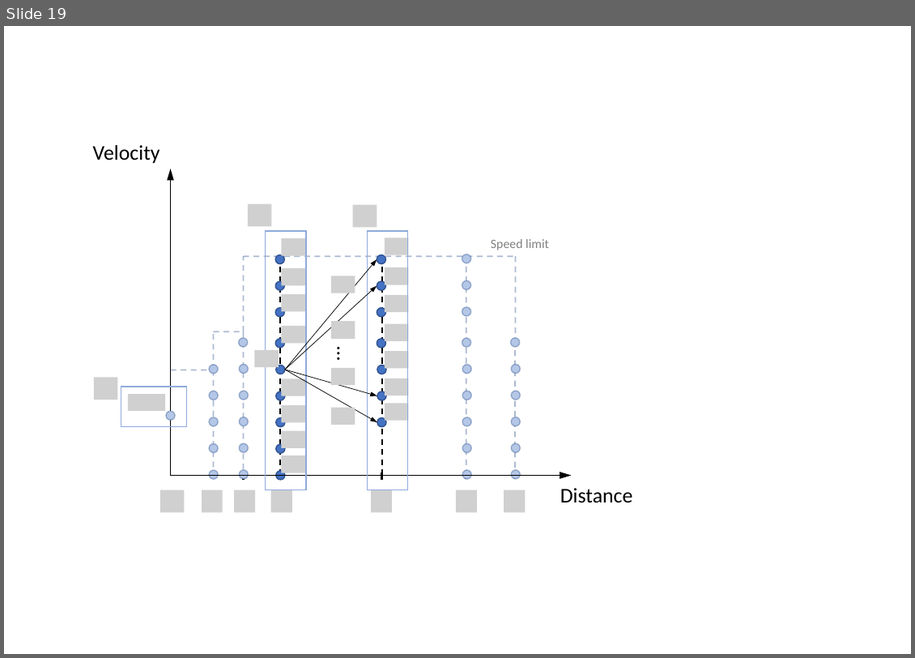
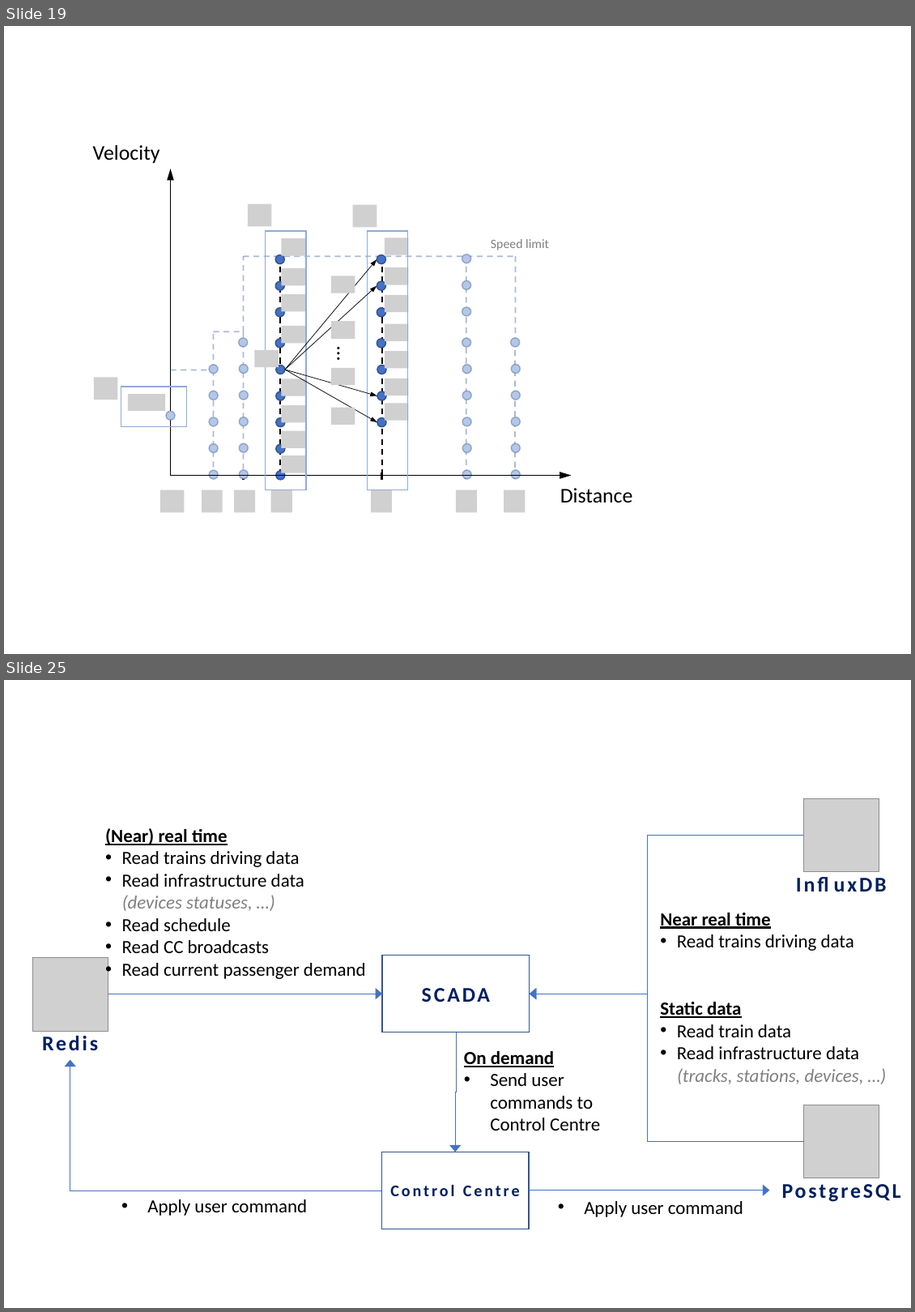
Before and after one commit to trencat/Trencat, a slide deck: doc/source/figures/figures.pptx. Shown one above the other, each under a label of ours: slide 19 before the commit, slides 19 and 25 after it; the slides between them are not shown. The pictures are 915x658 and 915x1312 pixels, drawn with LibreOffice and Linux fonts; fonts in the diff are those of the drawing; grey boxes stand for pictures. Boxes give left, top, right and bottom in pixels: in the first picture for what was removed or moved away, otherwise in the second. Text is boxed around its words. In the diff, an @@ line names an element or a change of style, - is before the commit and + after.

```diff
--- a/doc/source/figures/figures.pptx
+++ b/doc/source/figures/figures.pptx
@@ slide 25 added at bbox=[4, 680, 911, 1308], background #FFFFFF @@
@@ picture added at bbox=[804, 798, 880, 872] @@
@@ text added at bbox=[105, 828, 366, 979], 16 pt, text #000000 @@
+(Near) real time
+• Read trains driving data
+• Read infrastructure data
+(devices statuses, …)
+• Read schedule
+• Read CC broadcasts
+• Read current passenger demand
@@ elbow arrow added from (804, 835) to (529, 994), #4472C4 0.5 pt @@
@@ text added at bbox=[780, 867, 904, 900], 18 pt, text #002060, bold @@
+InfluxDB
@@ text added at bbox=[660, 912, 854, 951], 16 pt, text #000000 @@
+Near real time
+• Read trains driving data
@@ picture added at bbox=[32, 958, 108, 1032] @@
@@ rectangle added at bbox=[382, 955, 530, 1032], fill #FFFFFF, outline #325491 1 pt, 18 pt, text #002060, bold @@
+SCADA
@@ elbow arrow added from (108, 994) to (382, 994), #4472C4 0.5 pt @@
@@ elbow arrow added from (804, 1142) to (529, 994), #4472C4 0.5 pt @@
@@ text added at bbox=[660, 1002, 864, 1084], 16 pt, text #000000 @@
+Static data
+• Read train data
+• Read infrastructure data
+(tracks, stations, devices, …)
@@ text added at bbox=[8, 1026, 132, 1059], 18 pt, text #002060, bold @@
+Redis
@@ elbow arrow added from (456, 1032) to (455, 1152), #4472C4 0.5 pt @@
@@ elbow arrow added from (381, 1191) to (70, 1059), #4472C4 0.5 pt @@
@@ text added at bbox=[464, 1051, 600, 1130], 16 pt, text #000000 @@
+On demand
+• Send user commands to Control Centre
@@ picture added at bbox=[804, 1104, 880, 1178] @@
@@ rectangle added at bbox=[381, 1152, 529, 1229], fill #FFFFFF, outline #325491 1 pt, 14 pt, text #002060, bold @@
+Control Centre
@@ text added at bbox=[769, 1173, 911, 1206], 18 pt, text #002060, bold @@
+PostgreSQL
@@ text added at bbox=[147, 1199, 307, 1215], 16 pt, text #000000 @@
+• Apply user command
@@ elbow arrow added from (529, 1191) to (769, 1190), #4472C4 0.5 pt @@
@@ text added at bbox=[584, 1201, 744, 1217], 16 pt, text #000000 @@
+• Apply user command
```
Also in this commit, not shown: 2 slides changed, 3 other slides added, 11 other files.
